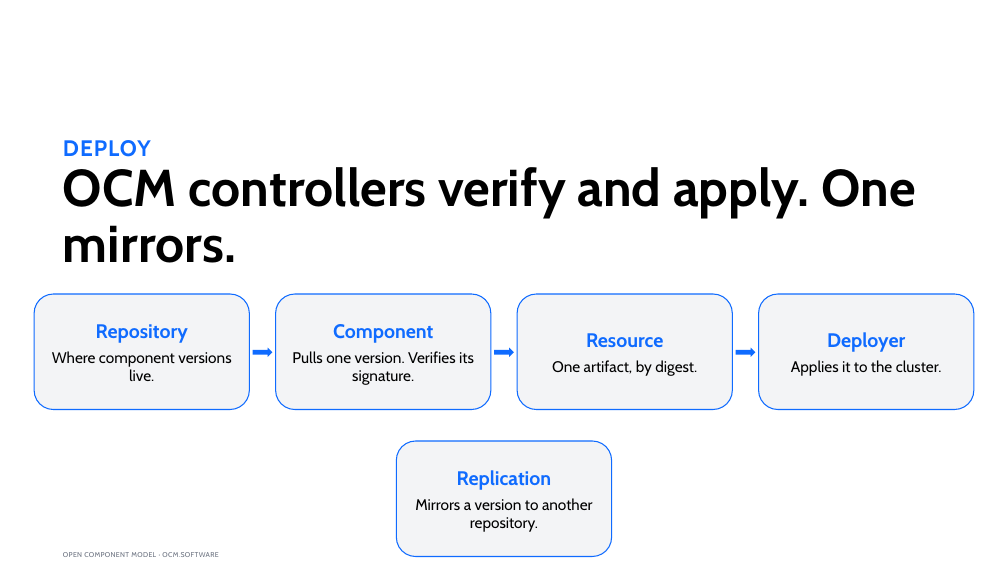
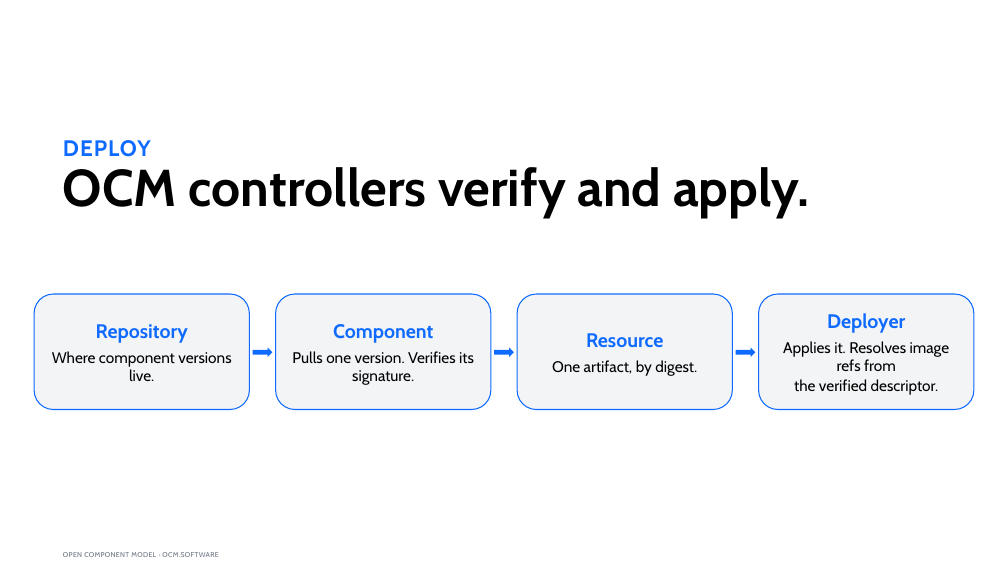
Before and after one commit to morri-son/open-component-model, a slide deck: slide 11 of docs/community/marketing/decks/architect-phase2a/OCM-Sovereign-Delivery-Architect-External.pptx. Drawn at 1008x567 pixels with LibreOffice and Linux fonts; fonts in the diff are those of the drawing. Boxes give left, top, right and bottom in pixels: in the first picture for what was removed or moved away, otherwise in the second. Text is boxed around its words. In the diff, an @@ line names an element or a change of style, - is before the commit and + after.

```diff
--- a/docs/community/marketing/decks/architect-phase2a/OCM-Sovereign-Delivery-Architect-External.pptx
+++ b/docs/community/marketing/decks/architect-phase2a/OCM-Sovereign-Delivery-Architect-External.pptx
@@ title at (63,167,810,217): text changed @@
-OCM controllers verify and apply. One mirrors.
+OCM controllers verify and apply.
@@ text in rounded rectangle at (783,341,950,395): text changed @@
-Applies it to the cluster.
+Applies it. Resolves image refs from
+the verified descriptor.
@@ rounded rectangle removed at (396,441,611,556) @@
-Replication
-Mirrors a version to another repository.
```
Also in this commit, not shown: 9 other slides changed, 1 slide added, 4 other files.
